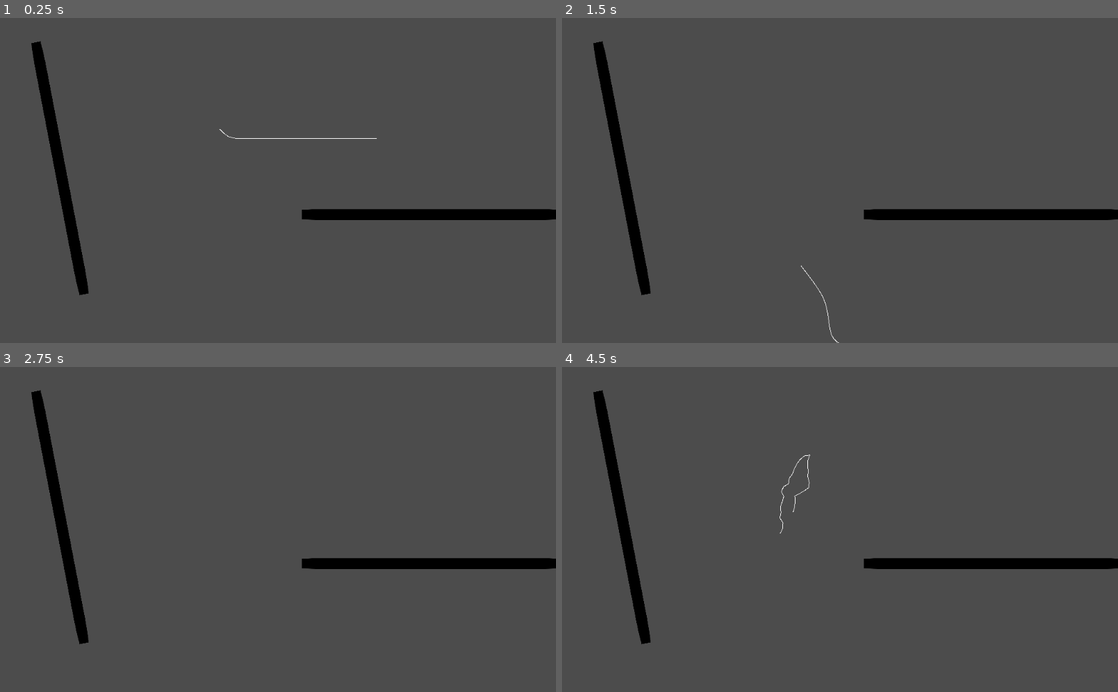
Above: before the commit, frames 1-4 (two rows, left to right).
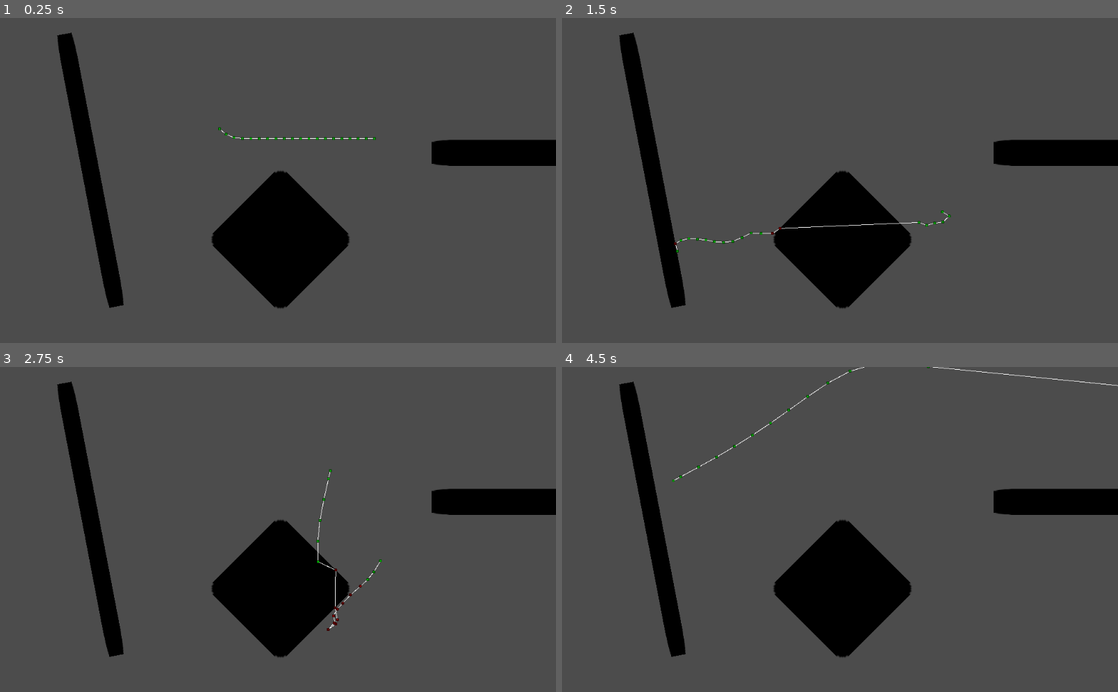
Above: after the commit, the same moments.

Repository: beanmoro/godot_rope
Game: Godot game, scene res://assets/scenes/Main.tscn
The game is run twice, just before and just after one commit, with the same random seed, the same clock (stepped at 60 frames per second) and the same inputs. The engine's default icon, where the game draws it, is replaced by a stand-in: a white triangle on a blue panel in a dark square.
Inputs (mouse positions are in pixels of both pictures, inside the frame that each line leads up to):
- Up to frame 1 (0.25 s): no input
- Up to frame 2 (1.5 s): move the mouse to (962, 164) at 0.52 s; hold Right mouse button (right_click) 0.53-1.28 s; tap 1 (PinFirst, bound only after the commit) at 0.8, 1.35 s; move the mouse to (728, 196) at 1.27 s
- Up to frame 3 (2.75 s): tap 2 (PinLast, bound only after the commit) at 1.55, 2.1 s; move the mouse to (333, 458) at 2.02 s; hold Right mouse button (right_click) from 2.03 s (still down)
- Up to frame 4 (4.5 s): move the mouse to (812, 594) at 2.77 s; release Right mouse button (right_click) at 2.78 s; click (812, 594) at 2.85 s; tap 1 (PinFirst, bound only after the commit) at 3.05, 4.35 s; move the mouse to (1006, 578) at 3.52 s; hold Right mouse button (right_click) 3.53-4.28 s; tap 2 (PinLast, bound only after the commit) at 3.8 s; move the mouse to (673, 480) at 4.27 s

The runs differ from the first frame. In frame 1, 13% of the frame differs, in the area x 5-100%, y 4-90%; in frame 2, 13%; in frame 3, 13%; in frame 4, 14%, in the area x 5-100%, y 0-90%.

Commit message:
Rectangle Collision Added

Diff:
--- a/assets/objects/Rope.tscn
+++ b/assets/objects/Rope.tscn
@@ -4,9 +4,10 @@
 
 [node name="Rope" type="Node2D"]
 script = ExtResource( 1 )
+rope_length = 100
 
 [node name="Line2D" type="Line2D" parent="."]
-width = 1.0
+width = 4.0
 default_color = Color( 1, 1, 1, 1 )
 
 [node name="rNodes" type="Node2D" parent="."]
--- a/assets/objects/RopeNode.tscn
+++ b/assets/objects/RopeNode.tscn
@@ -4,20 +4,19 @@
 [ext_resource path="res://assets/scripts/RopeNode.gd" type="Script" id=2]
 
 [sub_resource type="CircleShape2D" id=1]
+radius = 8.0
 
 [node name="RopeNode" type="Position2D"]
 script = ExtResource( 2 )
-
-[node name="Sprite" type="Sprite" parent="."]
-visible = false
-modulate = Color( 0, 0, 0, 1 )
-self_modulate = Color( 0, 0, 0, 1 )
-position = Vector2( -0.00984311, -0.00984311 )
-scale = Vector2( 0.0763079, 0.0763079 )
-texture = ExtResource( 1 )
 
 [node name="CircleColl" type="Area2D" parent="."]
 
 [node name="CollisionShape2D" type="CollisionShape2D" parent="CircleColl"]
 shape = SubResource( 1 )
+
+[node name="Sprite" type="Sprite" parent="."]
+position = Vector2( -0.00984311, -0.00984311 )
+scale = Vector2( 0.0763079, 0.0763079 )
+texture = ExtResource( 1 )
 [connection signal="body_entered" from="CircleColl" to="." method="_on_CircleColl_body_entered"]
+[connection signal="body_exited" from="CircleColl" to="." method="_on_CircleColl_body_exited"]
--- a/assets/scenes/Main.tscn
+++ b/assets/scenes/Main.tscn
@@ -1,25 +1,33 @@
-[gd_scene load_steps=4 format=2]
+[gd_scene load_steps=3 format=2]
 
 [ext_resource path="res://assets/objects/Rope.tscn" type="PackedScene" id=1]
-[ext_resource path="res://assets/objects/Rope2.tscn" type="PackedScene" id=2]
 [ext_resource path="res://assets/objects/Wall.tscn" type="PackedScene" id=3]
 
 [node name="Main" type="Node2D"]
 position = Vector2( 404.468, 204.907 )
 
-[node name="Rope2" parent="." instance=ExtResource( 2 )]
-
 [node name="Wall" parent="." groups=[
 "Solid",
 ] instance=ExtResource( 3 )]
-position = Vector2( -293.93, 72.5016 )
+position = Vector2( -237.856, 76.2296 )
 rotation = 1.38204
-scale = Vector2( 7.4, 0.320001 )
+scale = Vector2( 8, 0.5 )
+
+[node name="Wall3" parent="." groups=[
+"Solid",
+] instance=ExtResource( 3 )]
+position = Vector2( 112.144, 204.23 )
+rotation = 0.785398
+scale = Vector2( 3, 3 )
 
 [node name="Wall2" parent="." groups=[
 "Solid",
 ] instance=ExtResource( 3 )]
-position = Vector2( 388.498, 158.028 )
-scale = Vector2( 7.4, 0.320001 )
+position = Vector2( 582.498, 44.028 )
+scale = Vector2( 6, 0.75 )
 
 [node name="Rope" parent="." instance=ExtResource( 1 )]
+rope_length = 300
+constrain = 15
+rope_width = 1
+collision_radius = 16.0
--- a/assets/scripts/Rope.gd
+++ b/assets/scripts/Rope.gd
@@ -3,8 +3,13 @@
 export var rope_length = 300
 export var constrain = 10
 var ropes = []
+
+export var rope_width = 2
+export var rope_color : Color = Color.white
+export var collision_radius : float = 8
 export var start_pin = true
 export var end_pin = false
+
 
 
 var friction = 0.98
@@ -16,10 +21,14 @@
 func _ready():
 
 	var last_node = null
+	$Line2D.width = rope_width
+	$Line2D.default_color = rope_color
+
 	for i in range(rope_length / constrain):
 		var node = rope_node.instance()
 		node.position = position + Vector2(constrain * i, 0)
 		node.old_position = node.position
+		node.collision_rad = collision_radius
 		$rNodes.add_child(node)
 		ropes.append(node)
 
@@ -29,11 +38,18 @@
 
 	if Input.is_action_pressed("left_click"):
 		ropes[0].position =  get_global_mouse_position() - global_position
-	if Input.is_action_just_pressed("right_click"):
+	if Input.is_action_pressed("right_click"):
+		ropes[ropes.size()-1].position =  get_global_mouse_position() - global_position
+
+	if Input.is_action_just_pressed("PinFirst"):
 		start_pin = !start_pin
+	if Input.is_action_just_pressed("PinLast"):
+		end_pin = !end_pin
+
 
 	update_nodes(delta)
 	update_distance()
+	detect_collisions()
 	var line_segments : PoolVector2Array
 	for rope in ropes:
 		line_segments.append(rope.position)
@@ -41,24 +57,60 @@
 
 
 
+func detect_collisions():
+
+	for i in range(ropes.size()):
+
+		if ropes[i].colliding :
+				var coll_info = ropes[i].collision_info
+				var collider = coll_info.get("collider")
+				var coll_type = collider.get_node("CollisionShape2D").shape
+				#var dir = Vector2(ropes[i].position - to_local(ropes[i].coll_position))
+
+				if coll_type is RectangleShape2D:
+
+					var rect_scale = collider.scale
+					var rect_size = coll_type.extents
+					var local_pos = collider.to_local(ropes[i].global_position)
+
+					var dx = local_pos.x
+					var px = rect_size.x - abs(dx)
+					if px <= 0:
+						continue;
+
+					var dy = local_pos.y
+					var py = rect_size.y - abs(dy)
+					if py <= 0:
+						continue;
+
+					if px * rect_scale.x < py * rect_scale.y :
+						var sx = sign(dx)
+						local_pos.x = sx * rect_size.x
+					else:
+						var sy = sign(dy)
+						local_pos.y =  sy * rect_size.y
+
+					var hitPos = to_local(collider.to_global(local_pos))
+					ropes[i].position = hitPos
+
+#					var sprite = Sprite.new()
+#					sprite.texture = load("res://icon.png")
+#					sprite.scale = Vector2(0.1, 0.1)
+#					sprite.modulate = Color.red
+#					var nod = add_child(sprite)
+#					sprite.position = hitPos
+
+
+
 
 func update_nodes(delta):
+
 	for i in range(ropes.size()):
-		if(i != 0 && i!=ropes.size()-1) || (i == 0 && !start_pin) || (i==ropes.size()-1 && !end_pin):
+		#if(i != 0 && i!=ropes.size()-1) || (i == 0 && !start_pin) || (i==ropes.size()-1 && !end_pin):
+		if (i !=0 && i!=ropes.size()-1) || (i == 0 && !start_pin) || (i==ropes.size()-1 && !end_pin):
 			var motion = (ropes[i].position - ropes[i].old_position) * friction
 			ropes[i].old_position = ropes[i].position
-
-			if ropes[i].colliding :
-				var dir = Vector2(ropes[i].position - to_local(ropes[i].coll_position)).normalized()
-				var hitPos = to_local(ropes[i].coll_position) + dir
-				ropes[i].position = hitPos
-				#print(ropes[i].position, " ", ropes[i].coll_position)
-			else:
-				ropes[i].position +=  motion + (gravity * delta)
-
-
-	position = Vector2.ZERO
-
+			ropes[i].position +=  motion + (gravity * delta)
 
 func update_distance():
 	for i in range(ropes.size()):
@@ -78,11 +130,13 @@
 			else:
 				ropes[i].position -= motion * (percent/2)
 				ropes[i+1].position += motion * (percent/2)
+		elif i == ropes.size()-1:
+			pass
 		else:
 			if (i+1 == ropes.size()-1 && end_pin):
-				ropes[i].position += motion * percent
-			elif ropes[i].colliding:
-				ropes[i+1].position += motion * percent
+				ropes[i].position -= motion * percent
+			#elif ropes[i].colliding:
+			#	ropes[i+1].position += motion * percent
 			else:
 				ropes[i].position -= motion * (percent/2)
 				ropes[i+1].position += motion * (percent/2)
--- a/assets/scripts/RopeNode.gd
+++ b/assets/scripts/RopeNode.gd
@@ -3,40 +3,34 @@
 var colliding = false
 var old_position : Vector2
 var coll_position : Vector2
-var coll_dist : float = 2.5
-var nAngle = 0
+var collision_rad : float = 8
+
+var last_collide = null
+var collision_info = null
+
 func _ready():
 	old_position = position
-	#connect("body_entered", self, "is_colliding")
+	$CircleColl/CollisionShape2D.shape.radius = collision_rad
 
 func _process(delta):
 
 	if colliding :
 		$Sprite.modulate = Color.red
 	else:
-		$Sprite.modulate = Color.black
+		$Sprite.modulate = Color.green
 
-func _physics_process(delta):
+func _on_CircleColl_body_entered(body):
+	if body.is_in_group("Solid"):
+			var world = get_world_2d().direct_space_state
+			var collision = world.intersect_ray(global_position, body.global_position)
 
-	pass
+			if collision:
+				collision_info = collision
+				last_collide = collision.get("collider")
+				colliding = true
 
 
-
-
-func detect_coll( raycast : RayCast2D) -> bool :
-	var coll = false
-
-	if raycast.is_colliding():
-		var body = raycast.get_collider()
-		if body.is_in_group("Solid"):
-			coll_position = raycast.get_collision_point()
-			coll = true
-
-	return coll
-
-
-
-
-func _on_CircleColl_body_entered(body):
-
-	pass
+func _on_CircleColl_body_exited(body):
+	if colliding and last_collide == body:
+		colliding = false
+		last_collide = null
--- a/project.godot
+++ b/project.godot
@@ -31,6 +31,21 @@
 "events": [ Object(InputEventMouseButton,"resource_local_to_scene":false,"resource_name":"","device":0,"alt":false,"shi …(212 unchanged characters)…
  ]
 }
+middle_click={
+"deadzone": 0.5,
+"events": [ Object(InputEventMouseButton,"resource_local_to_scene":false,"resource_name":"","device":0,"alt":false,"shift":false,"control":false,"meta":false,"command":false,"button_mask":0,"position":Vector2( 0, 0 ),"global_position":Vector2( 0, 0 ),"factor":1.0,"button_index":3,"pressed":false,"doubleclick":false,"script":null)
+ ]
+}
+PinFirst={
+"deadzone": 0.5,
+"events": [ Object(InputEventKey,"resource_local_to_scene":false,"resource_name":"","device":0,"alt":false,"shift":false,"control":false,"meta":false,"command":false,"pressed":false,"scancode":49,"unicode":0,"echo":false,"script":null)
+ ]
+}
+PinLast={
+"deadzone": 0.5,
+"events": [ Object(InputEventKey,"resource_local_to_scene":false,"resource_name":"","device":0,"alt":false,"shift":false,"control":false,"meta":false,"command":false,"pressed":false,"scancode":50,"unicode":0,"echo":false,"script":null)
+ ]
+}
 
 [rendering]
 
